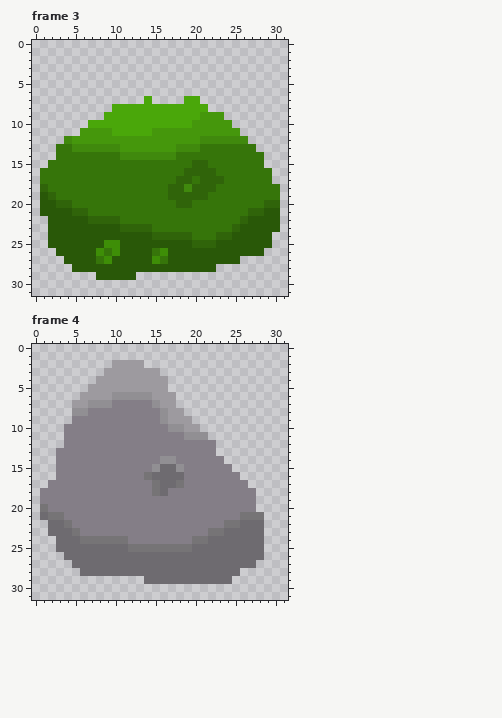
Pixel-art file: aseprite stuff/Plains-Sheet.aseprite. The first picture shows the starting point.
32x32 pixels, 8 frames. Colours within 5 levels of each other are drawn and written as one. Shown: frame 3, frame 4. The commit also changed other frames, which this record leaves out.
After the commit:
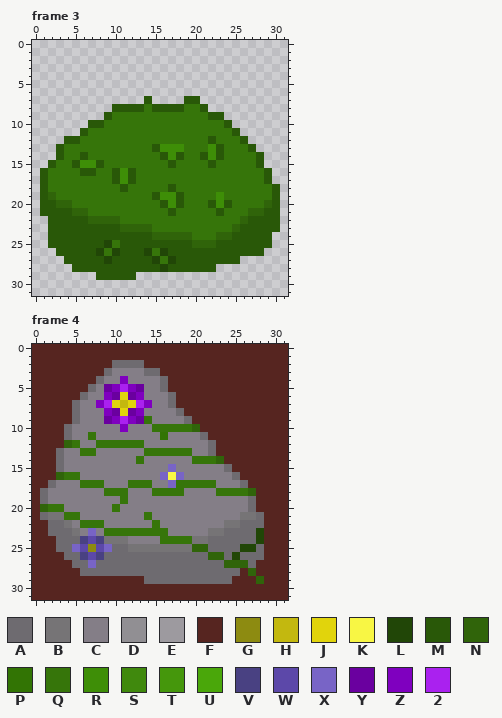
Palette (. is transparent): A #6e6b70  B #767476  C #847e87  D #918f93  E #9d9a9f  F #562520  G #8d8b11  H #c3b80f  J #e1d40c  K #f8f644  L #214607  M #295808  N #30640a  P #327404  Q #36750a  R #3e8e07  S #40890d  T #45970c  U #4aa70a  V #494182  W #5c48a9  X #7864c6  Y #6a009f  Z #7f00bf  2 #aa21ef
Changes in this commit:
--- frame 3
@@ x 0..31 @@
  6 ................................
- 7 ..............U....UU...........
- 8 ..........UUUUUUUUUUUU..........
- 9 .........UUUUUUUUUUUUTTT........
-10 .......UUUUUUUUUUUUUTTTTT.......
-11 ......TTTTUUUUUTTTTTTTTTTT......
-12 ....STTTTTTTTTTTTTTTTSSSSSS.....
-13 ...QQSSSSSSTTTTTTTSSSQQQQQQQ....
-14 ...QQQQQQQQSSSSSSSQQQQQQQQQQQ...
-15 ..QQQQQQQQQQQQQQQQQQNNQQQQQQQ...
-16 .QQQQQQQQQQQQQQQQQQNNNNQQQQQQQ..
-17 .QQQQQQQQQQQQQQQQQNNQNNNQQQQQQ..
-18 .NQQQQQQQQQQQQQQQNNSNNNQQQQQQQQ.
-19 .MNQQQQQQQQQQQQQQNNNNNQQQQQQQQQ.
-20 .MMNNQQQQQQQQQQQQQNNQQQQQQQQQNN.
-21 .MMMMNNQQQQQQQQQQQQQQQQQQQQNNMM.
+ 7 ..............M....MM...........
+ 8 ..........MMMMQMMMMQQM..........
+ 9 .........MQQQQQQQQQQQQMM........
+10 .......MMQQQQQQQQQQQQQQQM.......
+11 ......MQQQQQQQQQQQQQQQQQQM......
+12 ....MMQQQQQQQQQQQQQQQQMQQQM.....
+13 ...MQQQQQQQQQQQMRRRQQQRMQQQM....
+14 ...MQQMQQQQQQQQQMRMQQMRMQQQQM...
+15 ..MQQMRRMQQQQQQQQMQQQQMQQQQQM...
+16 .MQQQQMMQQMRMQQQQQQQQQQQQQQQQM..
+17 .MQQQQQQQQMRMQQQQQQQQQQQQQQQQM..
+18 .MQQQQQQQQQMQQQQQMQQQQQQQQQQQQM.
+19 .MNQQQQQQQQQQQQMRRMQQQQRQQQQQQM.
+20 .MMNNQQQQQQQQQQQMRMQQQMRMQQQQNM.
+21 .MMMMNNQQQQQQQQQQMQQQQQMQQQNNMM.
 22 ..MMMMMNNNNQQQQQQQQQQQQQQQNMMMM.
@@ x 6..19 @@
 24 MMMMMMMMMNNNNN
-25 MMMRRMMMMMMMMM
-26 MMRQRMMMMQRMMM
-27 MMQRMMMMMRQMMM
-28 MMMMMMMMMMMMMM
+25 MMMLQMMMMMMMMM
+26 MMLQLMMMLQLMMM
+27 MMMLMMMMMLQLMM
+28 MMMMMMMMMMLMMM
 29 ..MMMMM.......
--- frame 4
@@ x 0..31 @@
- 0 ................................
- 1 ................................
- 2 ..........EEEE..................
- 3 .........EEEEEEE................
- 4 ........EEEEEEEEE...............
- 5 .......EEEEEEEEEE...............
- 6 ......EEEEDDDDDEEE..............
- 7 .....EEDDDCCCCCDEE..............
- 8 .....DDCCCCCCCCCDEE.............
- 9 .....CCCCCCCCCCCDEEE............
-10 ....CCCCCCCCCCCCCDDEE...........
-11 ....CCCCCCCCCCCCCCCDDD..........
-12 ....CCCCCCCCCCCCCCCCCCC.........
-13 ...CCCCCCCCCCCCCCCCCCCC.........
-14 ...CCCCCCCCCCCCCDDCCCCCC........
-15 ...CCCCCCCCCCCCDAADCCCCCC.......
-16 ...CCCCCCCCCCCBAAAACCCCCCC......
-17 ..CCCCCCCCCCCCCBAABCCCCCCCC.....
-18 .CCCCCCCCCCCCCCBACCCCCCCCCCC....
-19 .CCCCCCCCCCCCCCCCCCCCCCCCCCC....
-20 .BCCCCCCCCCCCCCCCCCCCCCCCCCC....
-21 .ABBCCCCCCCCCCCCCCCCCCCCCCBBB...
-22 ..AABCCCCCCCCCCCCCCCCCCCBBAAA...
-23 ..AAABCCCCCCCCCCCCCCCCBBAAAAA...
-24 ...AAABBBBBBCCCCCCCCBBAAAAAAA...
-25 ...AAAAAAAAABBBBBBBBAAAAAAAAA...
-26 ....AAAAAAAAAAAAAAAAAAAAAAAAA...
-27 .....AAAAAAAAAAAAAAAAAAAAAAA....
-28 ......AAAAAAAAAAAAAAAAAAAA......
-29 ..............AAAAAAAAAAA.......
-30 ................................
-31 ................................
+ 0 FFFFFFFFFFFFFFFFFFFFFFFFFFFFFFFF
+ 1 FFFFFFFFFFFFFFFFFFFFFFFFFFFFFFFF
+ 2 FFFFFFFFFFAAAAFFFFFFFFFFFFFFFFFF
+ 3 FFFFFFFFFACCCCAAFFFFFFFFFFFFFFFF
+ 4 FFFFFFFFACCZCCCCAFFFFFFFFFFFFFFF
+ 5 FFFFFFFACYZ2ZYCCAFFFFFFFFFFFFFFF
+ 6 FFFFFFACCZYJYZCCCAFFFFFFFFFFFFFF
+ 7 FFFFFACCZ2JHJ2ZCCAFFFFFFFFFFFFFF
+ 8 FFFFFACCCZYJYZCCCCAFFFFFFFFFFFFF
+ 9 FFFFFACCCYZ2ZYQCCCCAFFFFFFFFFFFF
+10 FFFFACCCCCCZCCCQQQQQNFFFFFFFFFFF
+11 FFFFACCQCCCCCCCCPCCCCAFFFFFFFFFF
+12 FFFFNQCCQQQQQQCCCCCCCCAFFFFFFFFF
+13 FFFACCQQCCCCCCQQQQQQCCAFFFFFFFFF
+14 FFFACCCCCCCCCQCCCCCCQQQNFFFFFFFF
+15 FFFACCCCCCCCCCCCCXCCCCCCAFFFFFFF
+16 FFFNQQCCCCCCCCCCXKXCCCCCCAFFFFFF
+17 FFACCCQQQCCCQQQCCXQQQQQCCCAFFFFF
+18 FACCCCCCCQQQCCCQQQQCCCCQQQQNFFFF
+19 FACCCCCCCCCQCCCCCCCCCCCCCCCAFFFF
+20 FNQQCCCCCCQCCCCCCCCCCCCCCCCAFFFF
+21 FABBQQCCCCCCCCQCCCCCCCCCCCBBAFFF
+22 FFAABCQQQCCCCCCQCCCCCCCCBBAAAFFF
+23 FFAAABCXCQQQQQQQQCCCCCBBAAAALFFF
+24 FFFAAAVWVBBBCCCCQQQQBBAAAAAALFFF
+25 FFFAAXWGWXAABBBBBBBBNNAAAALLAFFF
+26 FFFFAAVWVAAAAAAAAAAAAANNALAAAFFF
+27 FFFFFAAXAAAAAAAAAAAAAAAANNNAFFFF
+28 FFFFFFAAAAAAAAAAAAAAAAAAAAFNFFFF
+29 FFFFFFFFFFFFFFAAAAAAAAAAAFFFNFFF
+30 FFFFFFFFFFFFFFFFFFFFFFFFFFFFFFFF
+31 FFFFFFFFFFFFFFFFFFFFFFFFFFFFFFFF
Where, in picture pixels (left, top, right, bottom), the same in both pictures:
changed: (40, 96, 280, 272)
changed: (32, 344, 288, 600)
